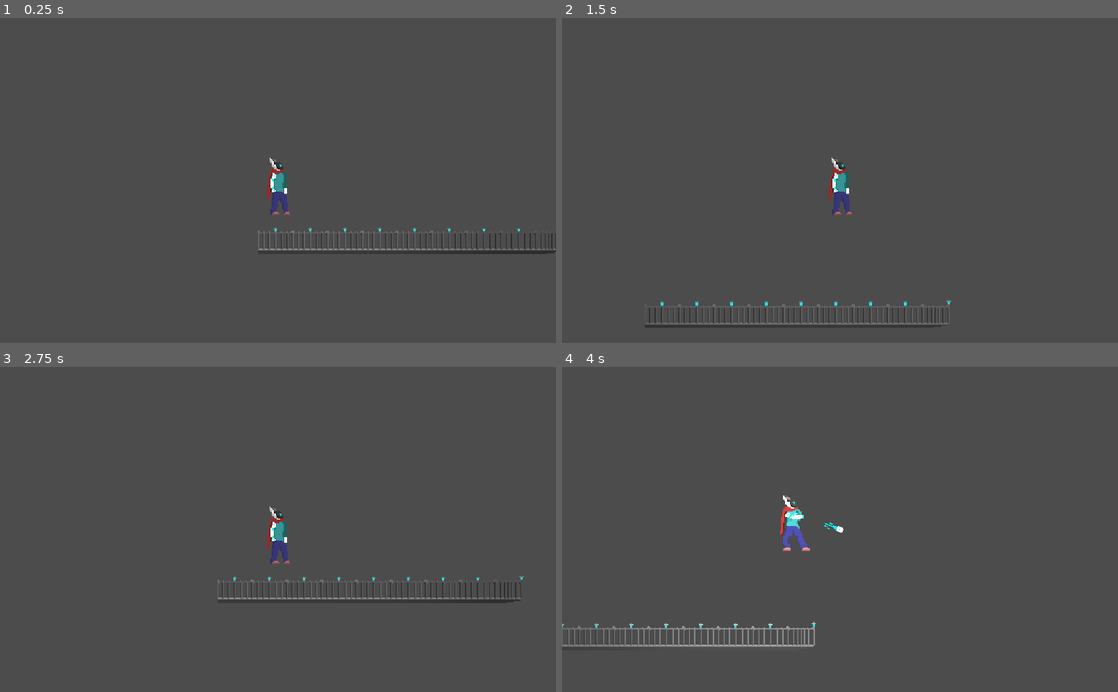
Above: before the commit, frames 1-4 (two rows, left to right).
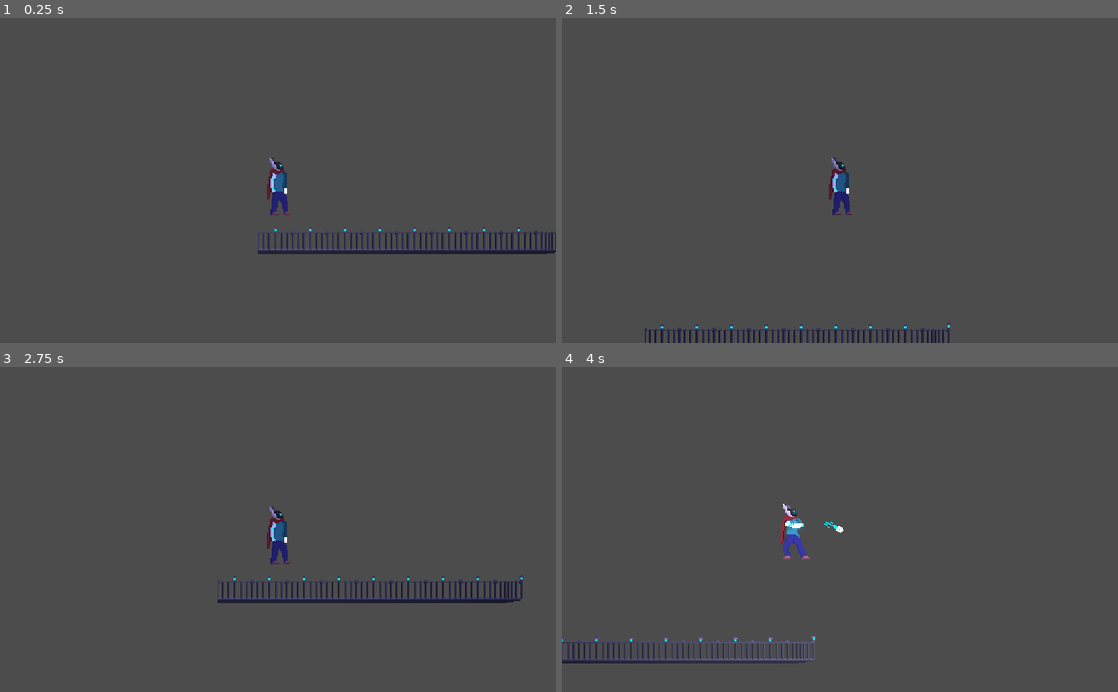
Above: after the commit, the same moments.

Repository: ectucker1/KSUJam_2020
Game: Godot game, scene res://TestStage.tscn
Two runs of this game, one before a commit and one after it. Both use one fixed random seed, a clock stepped at 60 frames per second and the inputs below.
Inputs (mouse positions are in pixels of both pictures, inside the frame that each line leads up to):
- Up to frame 1 (0.25 s): no input
- Up to frame 2 (1.5 s): tap Enter at 0.5 s; move the mouse to (962, 164) at 0.52 s; hold Right mouse button (move_recall) 0.53-1.28 s; hold D (move_right) from 0.53 s (still down); tap Space (move_jump) at 0.77 s; move the mouse to (728, 196) at 1.27 s; click (728, 196) at 1.35 s
- Up to frame 3 (2.75 s): tap Space (move_jump) at 1.52 s; move the mouse to (333, 458) at 2.02 s; release D (move_right) at 2.03 s; hold A (move_left) from 2.03 s (still down); hold Shift (move_warp) from 2.03 s (still down)
- Up to frame 4 (4 s): move the mouse to (812, 594) at 2.77 s; release A (move_left) at 2.78 s; release Shift (move_warp) at 2.78 s; hold D (move_right) from 2.78 s (still down); right-click (812, 594) at 2.85 s; tap Space (move_jump) at 3.02, 3.77 s; move the mouse to (1006, 578) at 3.52 s; press the mouse at (1006, 578) at 3.53 s

The runs differ from the first frame. In frame 1, 1.4% of the frame differs, in the area x 46-100%, y 42-73%; in frame 2, 1.7%; in frame 3, 2.2%; in frame 4, 2.9%, in the area x 0-51%, y 39-92%.

Commit message:
Adjustments and lighting stuff

Diff:
--- a/Core/Dagger.gd
+++ b/Core/Dagger.gd
@@ -1,6 +1,6 @@
 extends KinematicBody2D
 
-const GRAVITY := 200.0
+const GRAVITY := 500.0
 
 const THROW_SPEED := 400.0
 const STOP_SCALE := 0.4
--- a/Core/Dagger.tscn
+++ b/Core/Dagger.tscn
@@ -43,6 +43,35 @@
 "values": [ 0, 1, 2 ]
 }
 
+[sub_resource type="Animation" id=4]
+resource_name = "Breathe"
+length = 3.0
+loop = true
+tracks/0/type = "value"
+tracks/0/path = NodePath(".:texture_scale")
+tracks/0/interp = 1
+tracks/0/loop_wrap = true
+tracks/0/imported = false
+tracks/0/enabled = true
+tracks/0/keys = {
+"times": PoolRealArray( 0, 1.5, 3 ),
+"transitions": PoolRealArray( 1, 1, 1 ),
+"update": 0,
+"values": [ 0.5, 0.25, 0.5 ]
+}
+tracks/1/type = "value"
+tracks/1/path = NodePath(".:energy")
+tracks/1/interp = 1
+tracks/1/loop_wrap = true
+tracks/1/imported = false
+tracks/1/enabled = true
+tracks/1/keys = {
+"times": PoolRealArray( 0, 1.5, 3 ),
+"transitions": PoolRealArray( 1, 1, 1 ),
+"update": 0,
+"values": [ 1.0, 0.7, 1.0 ]
+}
+
 [node name="Dagger" type="KinematicBody2D"]
 collision_layer = 2
 collision_mask = 2
@@ -67,6 +96,11 @@
 
 [node name="Light2D" type="Light2D" parent="."]
 texture = ExtResource( 3 )
+texture_scale = 0.5
+
+[node name="AnimationPlayer" type="AnimationPlayer" parent="Light2D"]
+autoplay = "Breathe"
+anims/Breathe = SubResource( 4 )
 
 [node name="Effects" type="Node2D" parent="."]
 
--- a/Core/Player.tscn
+++ b/Core/Player.tscn
@@ -156,6 +156,35 @@
 [sub_resource type="RectangleShape2D" id=19]
 extents = Vector2( 8, 24 )
 
+[sub_resource type="Animation" id=20]
+resource_name = "Breathe"
+length = 4.0
+loop = true
+tracks/0/type = "value"
+tracks/0/path = NodePath(".:texture_scale")
+tracks/0/interp = 1
+tracks/0/loop_wrap = true
+tracks/0/imported = false
+tracks/0/enabled = true
+tracks/0/keys = {
+"times": PoolRealArray( 0, 2, 4 ),
+"transitions": PoolRealArray( 1, 1, 1 ),
+"update": 0,
+"values": [ 1.0, 0.8, 1.0 ]
+}
+tracks/1/type = "value"
+tracks/1/path = NodePath(".:energy")
+tracks/1/interp = 1
+tracks/1/loop_wrap = true
+tracks/1/imported = false
+tracks/1/enabled = true
+tracks/1/keys = {
+"times": PoolRealArray( 0, 2, 4 ),
+"transitions": PoolRealArray( 1, 1, 1 ),
+"update": 0,
+"values": [ 1.0, 0.9, 1.0 ]
+}
+
 [node name="Player" type="KinematicBody2D"]
 script = ExtResource( 1 )
 
@@ -182,6 +211,7 @@
 parameters/Movement/playback = SubResource( 18 )
 
 [node name="Shape" type="CollisionShape2D" parent="."]
+visible = false
 position = Vector2( 0, -24 )
 shape = SubResource( 19 )
 __meta__ = {
@@ -203,6 +233,10 @@
 "_edit_lock_": true
 }
 
+[node name="AnimationPlayer" type="AnimationPlayer" parent="Light2D"]
+autoplay = "Breathe"
+anims/Breathe = SubResource( 20 )
+
 [node name="ArmSpawn" type="Position2D" parent="."]
 position = Vector2( 9, -32 )
 
--- a/Core/PlayerMovement.gd
+++ b/Core/PlayerMovement.gd
@@ -1,6 +1,6 @@
 extends KinematicBody2D
 
-const GRAVITY := 300.0
+const GRAVITY := 500.0
 
 const GROUND_ACC := 70000.0
 const GROUND_DEC := 40000.0
@@ -9,7 +9,7 @@
 const AIR_DEC := 0.0
 
 const MAX_SPEED := 170.0
-const JUMP_SPEED = 200.0
+const JUMP_SPEED = 300.0
 
 const COYOTE_TIME = 0.1
 const INPUT_RECALL_TIME = 0.1
--- a/TestStage.tscn
+++ b/TestStage.tscn
@@ -32,7 +32,6 @@
 [node name="demo" parent="." instance=ExtResource( 2 )]
 
 [node name="CanvasModulate" type="CanvasModulate" parent="."]
-visible = false
 color = Color( 0.278431, 0.258824, 0.901961, 1 )
 
 [node name="WorldEnvironment" type="WorldEnvironment" parent="."]
Binary file changed: Assets/DefaultLight.png
Not shown: 1 places in Core/Dagger.tscn that only renumber resources
Not shown: 1 places in Core/Player.tscn that only renumber resources
